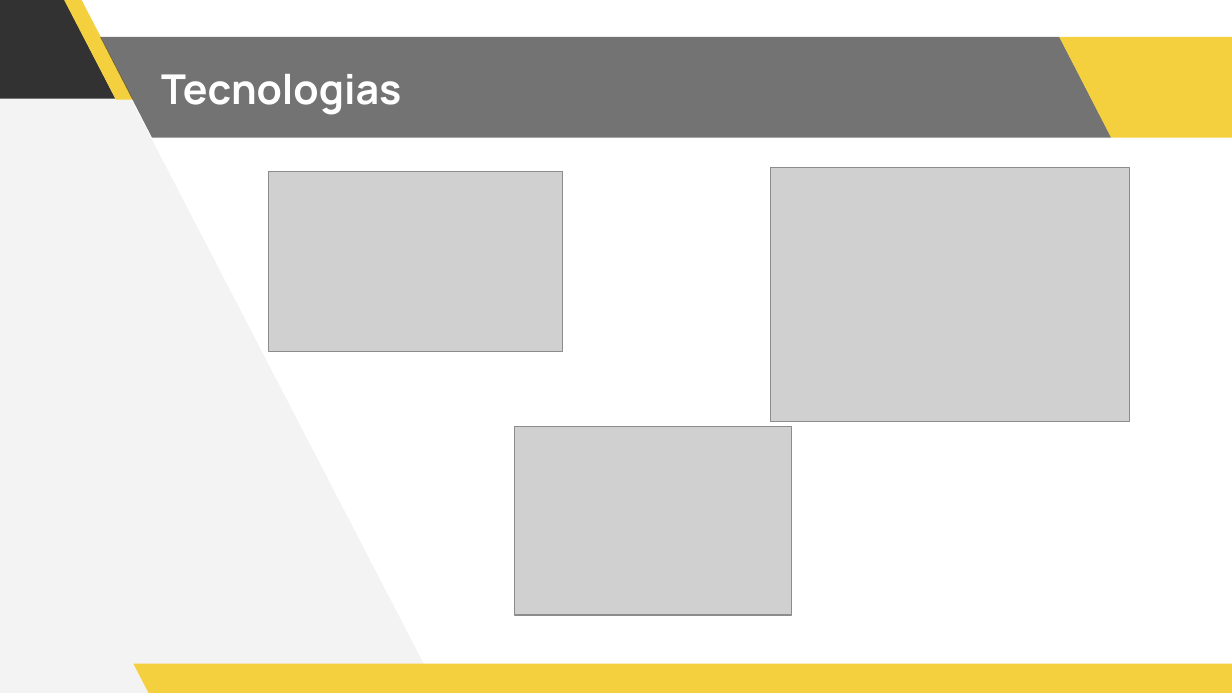
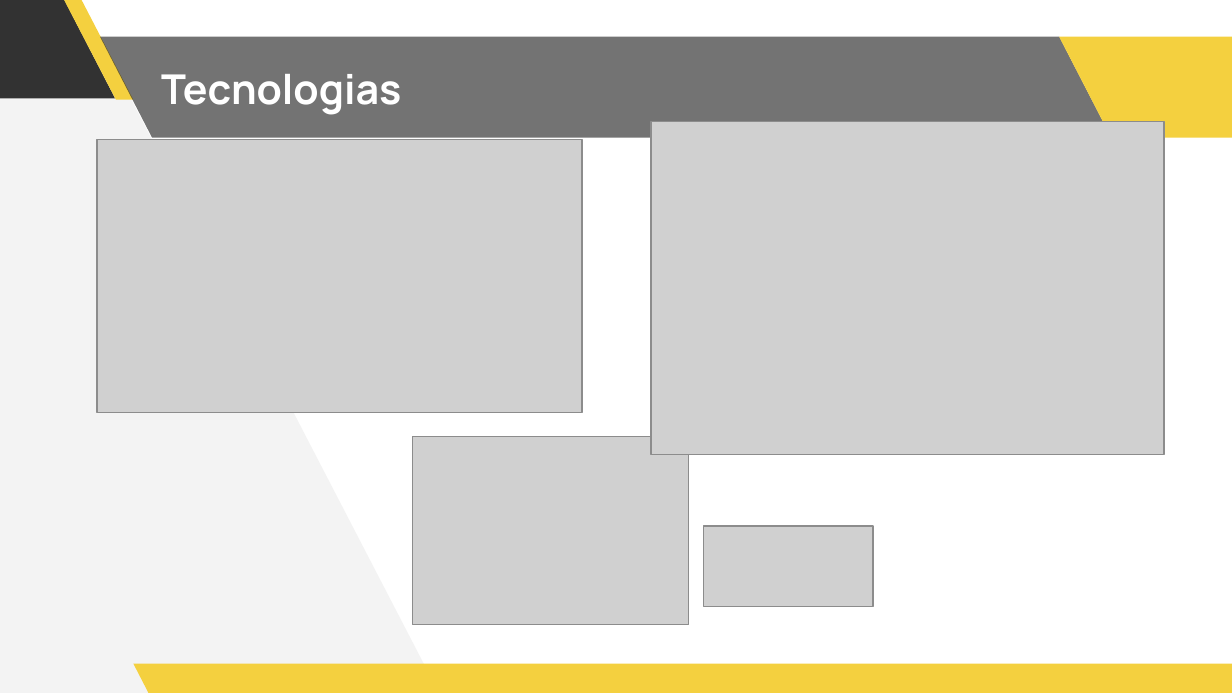
Before and after one commit to Lmedeiros-leiman/CinemaProject, a slide deck: slide 2 of docs/Presentation(pt-br).pptx (slide 11 before the commit). Drawn at 1232x693 pixels with LibreOffice and Linux fonts; fonts in the diff are those of the drawing; grey boxes stand for pictures; background and template pictures are left out. Boxes give left, top, right and bottom in pixels: in the first picture for what was removed or moved away, otherwise in the second. Text is boxed around its words. In the diff, an @@ line names an element or a change of style, - is before the commit and + after.

```diff
--- a/docs/Presentation(pt-br).pptx
+++ b/docs/Presentation(pt-br).pptx
@@ picture added at (97,139,583,413) @@
@@ picture: place and size @@
-picture at (770,168,1130,421)
+picture at (650,121,1163,455)
@@ picture removed at (269,171,563,351) @@
@@ picture: place and size @@
-picture at (515,426,792,615)
+picture at (413,436,690,625)
@@ picture added at (703,526,873,606) @@
```
Also in this commit, not shown: 1 slide added, 11 slides removed, 4 other files.
